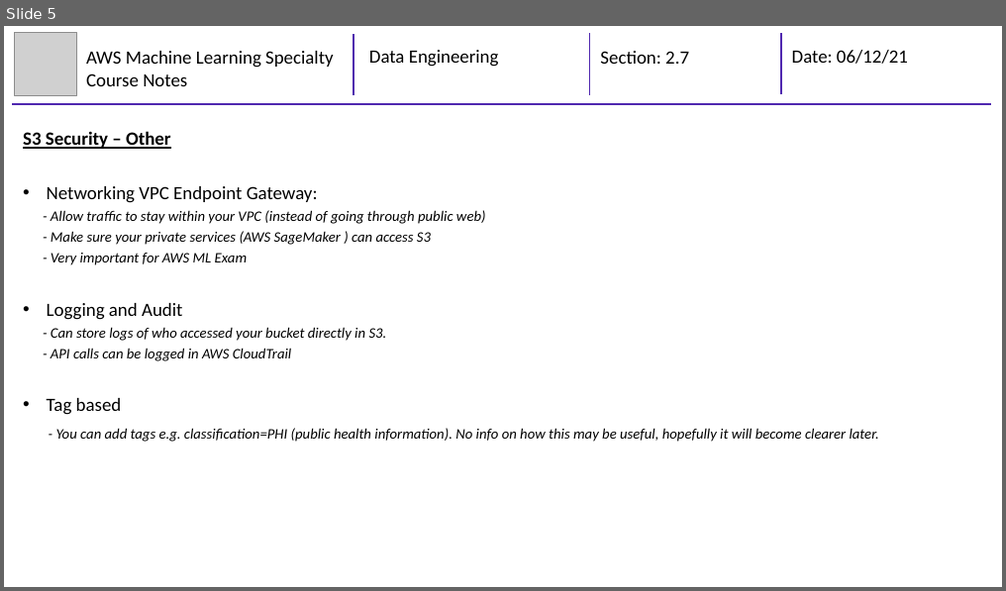
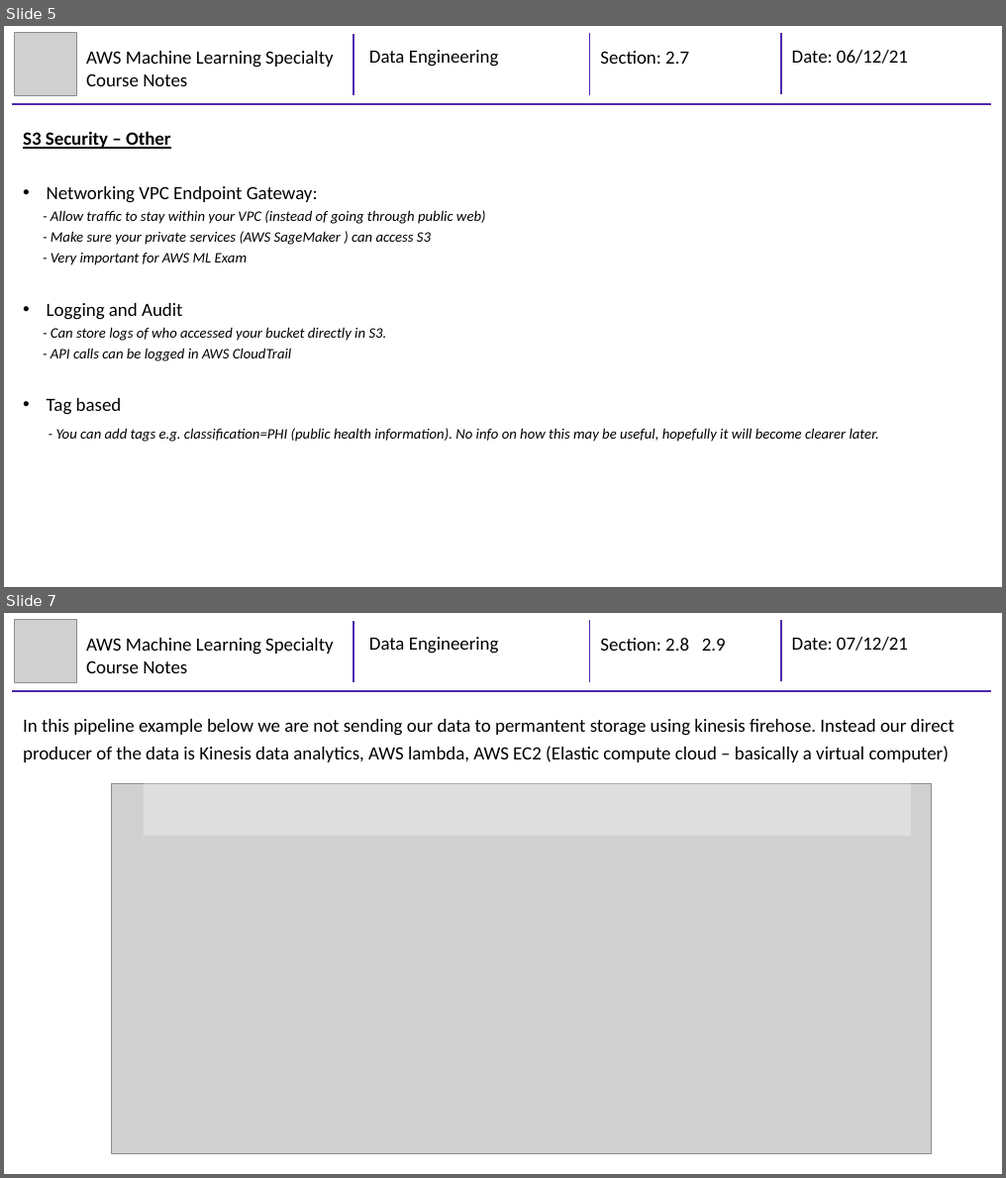
Before and after one commit to mhaythornthwaite/Testing_ML_Algorithms, a slide deck: AWS Machine Learning Specialty/Course Notes/2_MJH_Data_Engineering_Course_Notes.pptx. Shown one above the other, each under a label of ours: slide 5 before the commit, slides 5 and 7 after it; the slides between them are not shown. The pictures are 1006x591 and 1006x1178 pixels, drawn with LibreOffice and Linux fonts; fonts in the diff are those of the drawing; grey boxes stand for pictures. Boxes give left, top, right and bottom in pixels: in the first picture for what was removed or moved away, otherwise in the second. Text is boxed around its words. In the diff, an @@ line names an element or a change of style, - is before the commit and + after.

```diff
--- a/AWS Machine Learning Specialty/Course Notes/2_MJH_Data_Engineering_Course_Notes.pptx
+++ b/AWS Machine Learning Specialty/Course Notes/2_MJH_Data_Engineering_Course_Notes.pptx
@@ slide 7 added at <box>4,613,1002,1174</box>, background #FFFFFF @@
@@ group added at <box>12,620,991,691</box>: 4 lines, 4 texts, 1 picture @@
+AWS Machine Learning Specialty Course Notes
+Data Engineering
+Section: 2.8 2.9
+Date: 07/12/21
@@ text added at <box>23,719,954,762</box>, 18 pt, text #000000 @@
+In this pipeline example below we are not sending our data to permantent storage using kinesis firehose. Instead our direct producer of the data is Kinesis data analytics, AWS lambda, AWS EC2 (Elastic compute cloud – basically a virtual computer)
@@ picture added at <box>111,783,931,1155</box> @@
@@ rectangle added at <box>144,783,912,836</box>, fill #FFFFFF at 30% opacity @@
```
Also in this commit, not shown: 2 slides changed, 2 other slides added.
